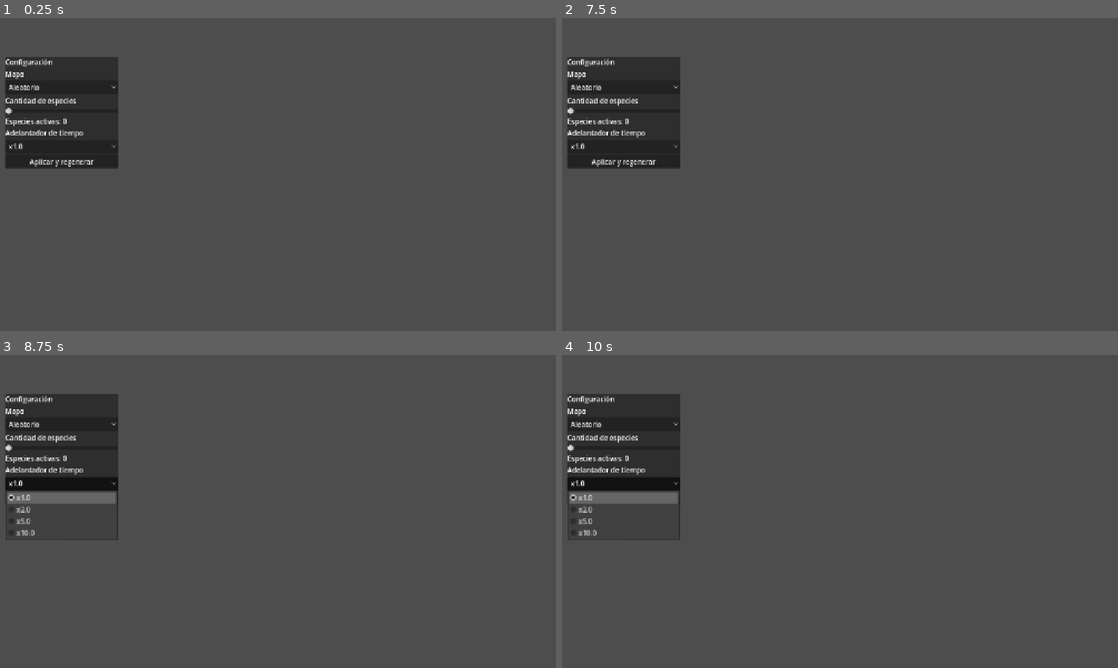
Above: before the commit, frames 1-4 (two rows, left to right).
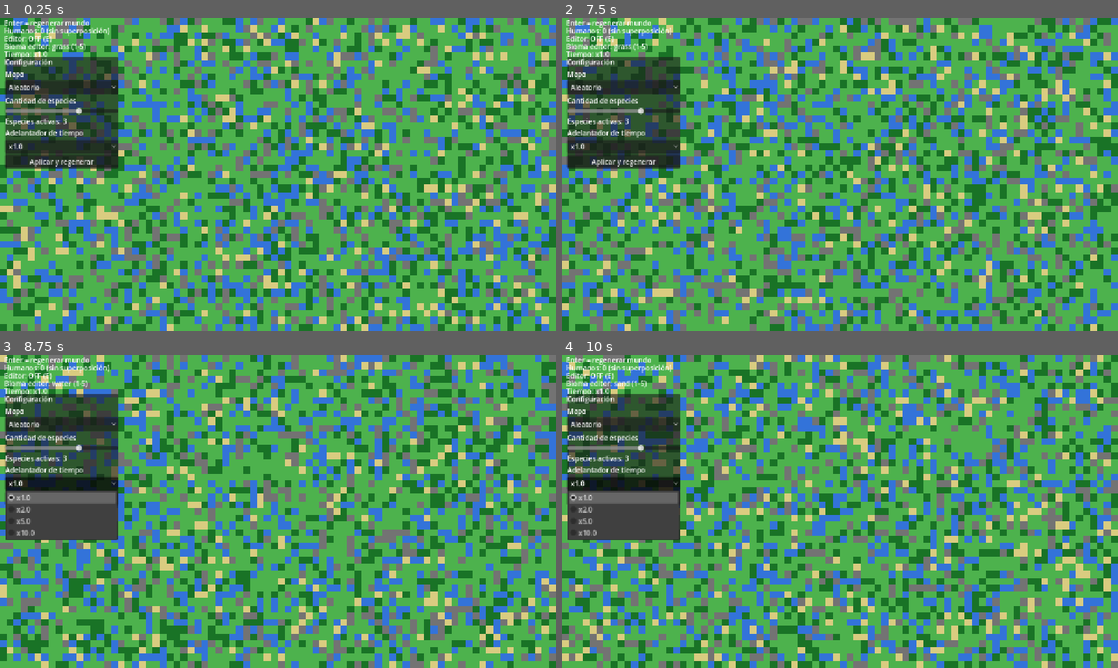
Above: after the commit, the same moments.

Repository: scastorina/civilizatio
Game: Godot game, scene res://scenes/Main.tscn
Two runs of this game, one before a commit and one after it. Both use one fixed random seed, a clock stepped at 60 frames per second and the inputs below.
Inputs (mouse positions are in pixels of both pictures, inside the frame that each line leads up to):
- Up to frame 1 (0.25 s): no input
- Up to frame 2 (7.5 s): click "Aleatorio" at 0.5 s; click "x1.0" at 1.25 s; click "Aplicar y regenerar" at 2 s; click "Aleatorio" at 2.75 s; click "x1.0" at 3.5 s; click "Aplicar y regenerar" at 4.25 s; click "Aleatorio" at 5 s; click "x1.0" at 5.75 s; click "Aplicar y regenerar" at 6.5 s; tap Enter (ui_accept) at 7.25 s; move the mouse to (962, 158) at 7.27 s; tap E at 7.35 s; click (962, 158) at 7.42 s
- Up to frame 3 (8.75 s): tap Enter (ui_accept) at 7.52, 8, 8.27 s; move the mouse to (166, 527) at 8.02 s; tap 1 at 8.1 s; click (166, 527) at 8.17 s
- Up to frame 4 (10 s): tap Enter (ui_accept) at 8.75, 9.5, 9.77 s; move the mouse to (895, 442) at 8.77 s; tap 2 at 8.85 s; click (895, 442) at 8.92 s; move the mouse to (812, 574) at 9.52 s; tap 3 at 9.6 s; click (812, 574) at 9.67 s

The runs differ from the first frame. In frame 1, 96% of the frame differs, in the area x 0-100%, y 0-100%; in frame 2, 96%; in frame 3, 94%; in frame 4, 94%.
Error before the commit: Parse Error: Cannot infer the type of "max_distance" variable because the value doesn't have a set type. (res://scripts/WorldGrid.gd:66)
Error after the commit: Invalid type in function 'setup' in base 'Node2D (Human)'. The array of argument 5 (Array) does not have the same element type as the expected typed array argu…

Commit message:
Fix type inference errors in WorldGrid: absf() and explicit float types
Co-Authored-By: Claude Sonnet 4.6 <noreply@anthropic.com>

Diff:
--- a/scripts/WorldGrid.gd
+++ b/scripts/WorldGrid.gd
@@ -43,7 +43,7 @@
 	_tiles.clear()
 	for y in range(height):
 		var row: Array = []
-		var latitude := abs((float(y) / float(height - 1)) * 2.0 - 1.0)
+		var latitude: float = absf((float(y) / float(height - 1)) * 2.0 - 1.0)
 		for x in range(width):
 			var continental_noise := _rng.randf()
 			var biome := "grass"
@@ -63,7 +63,7 @@
 func _generate_continent() -> void:
 	_tiles.clear()
 	var center := Vector2(width * 0.5, height * 0.5)
-	var max_distance := min(width, height) * 0.42
+	var max_distance: float = min(width, height) * 0.42
 	for y in range(height):
 		var row: Array = []
 		for x in range(width):
